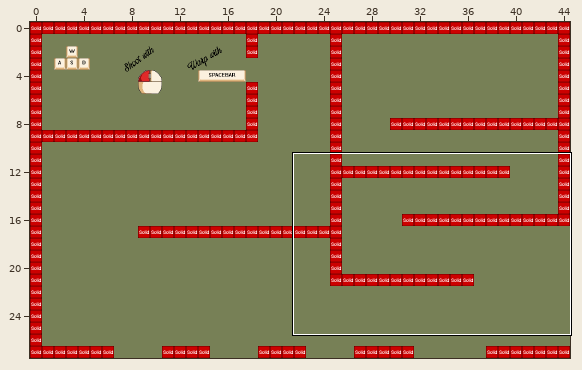
A Tiled map gets an edit: GitHub/data/tileset/level1.tmx. Above: a wide view before the commit, with the close-up outlined.
Close-up. As it was:
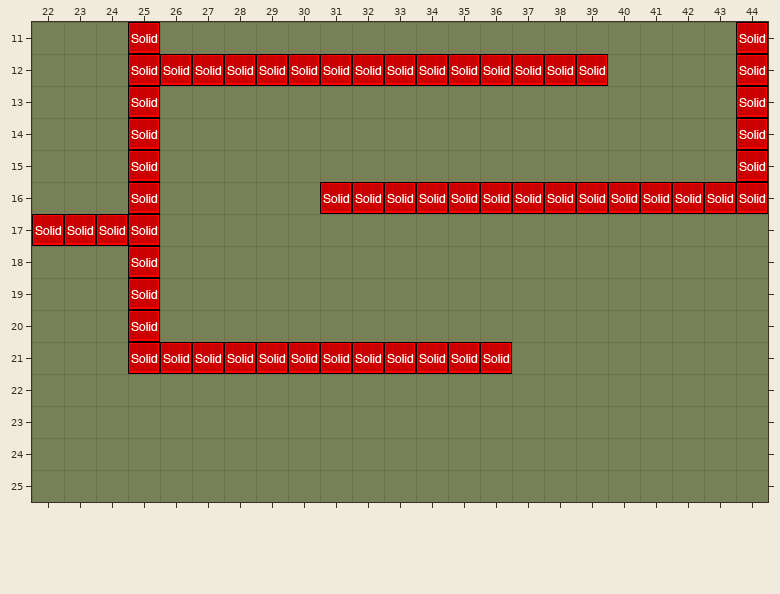
Cells are 32x32 px. Shown: x 22..44, y 11..25.
The same view after the edit:
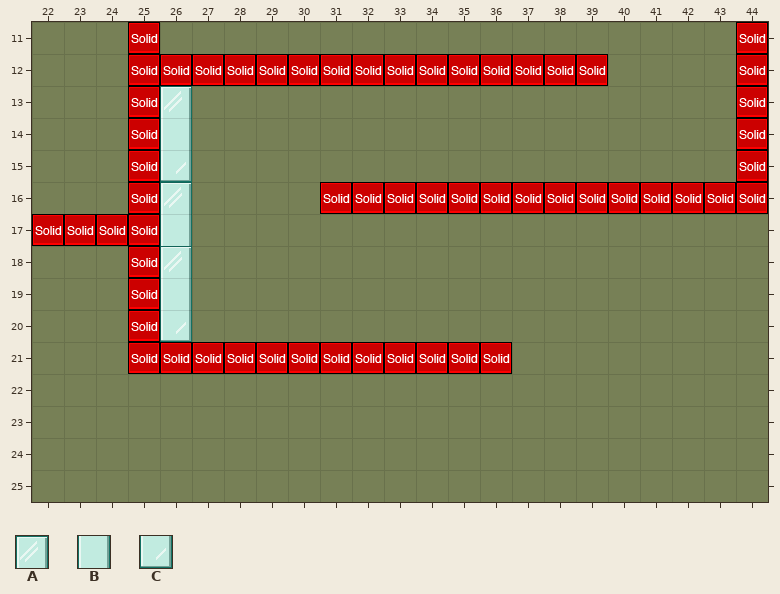
Key: from "gametileset": A 178, B 203, C 228.
_ is an empty cell.
Diff:
Layer "Background":
y 13: x 26 _ -> A
y 14: x 26 _ -> B
y 15: x 26 _ -> C
y 16: x 26 _ -> A
y 17: x 26 _ -> B
y 18: x 26 _ -> A
y 19: x 26 _ -> B
y 20: x 26 _ -> C
